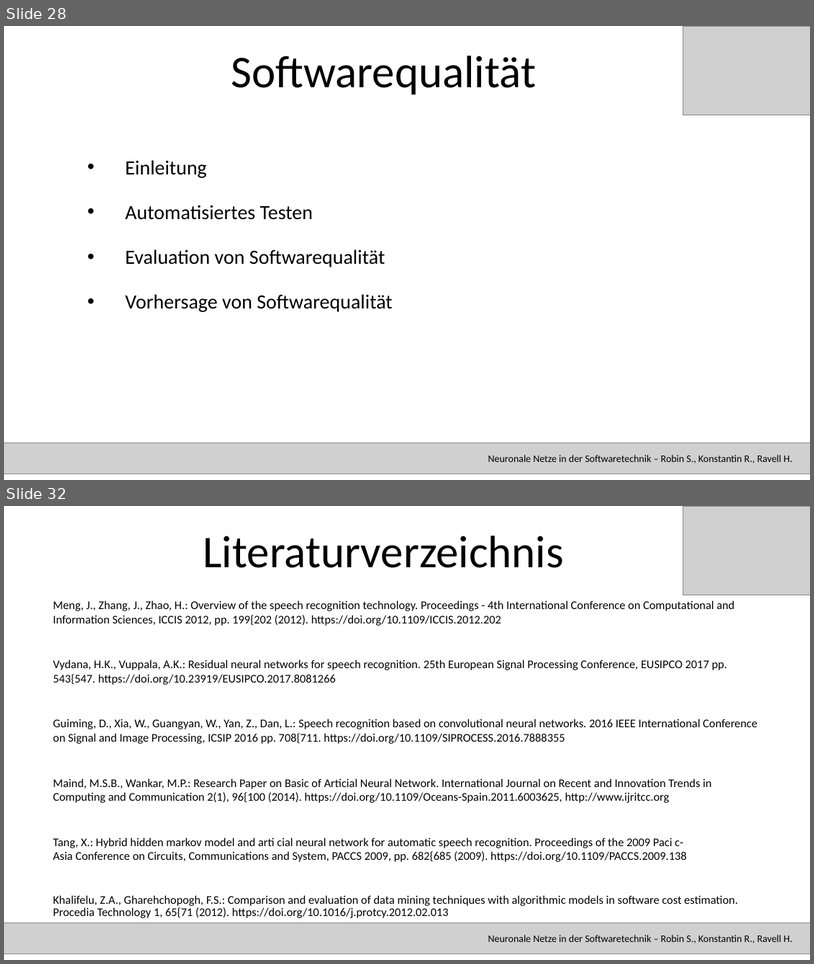
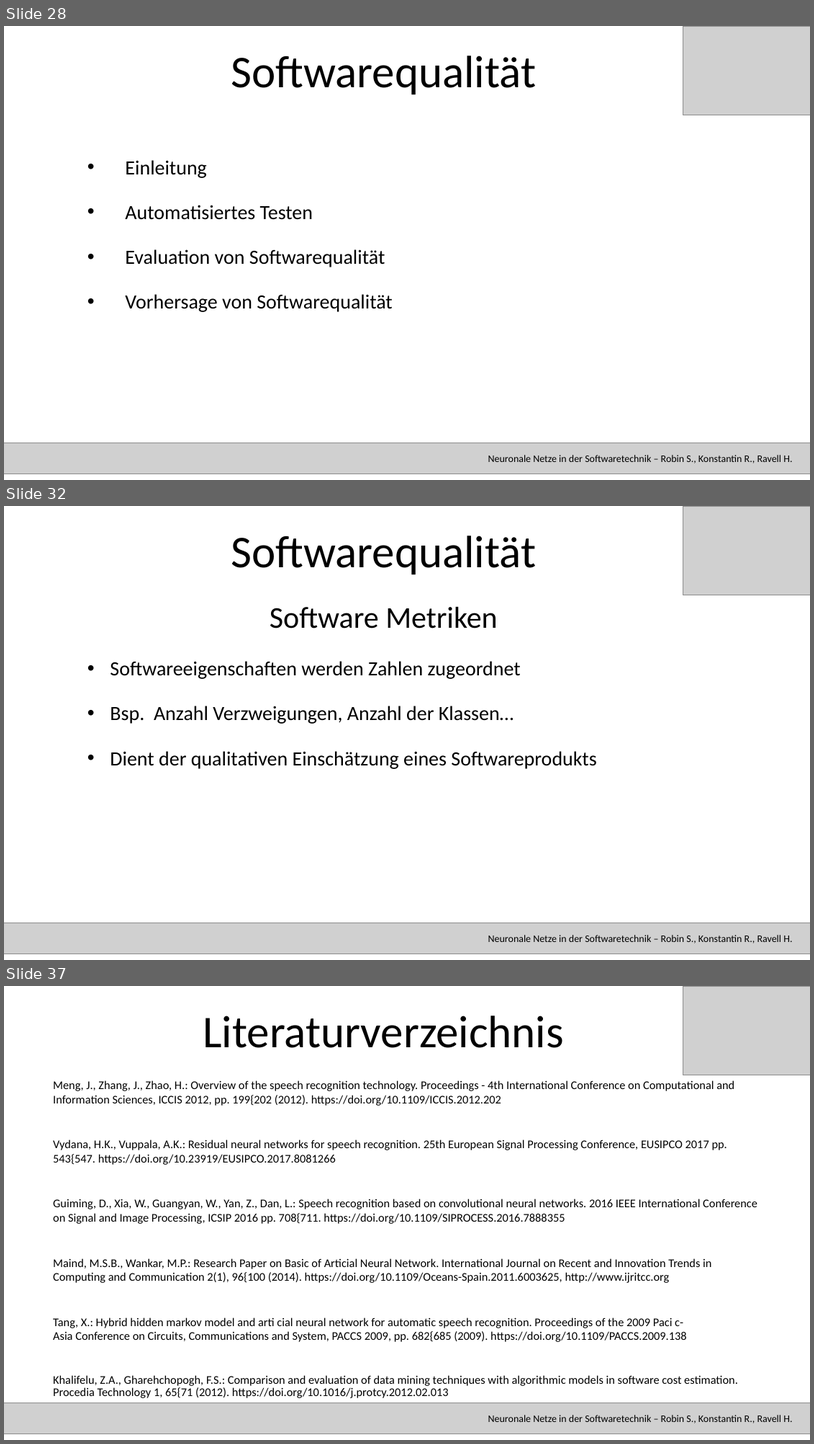
Before and after one commit to RavellHeerdegen/SATElite, a slide deck: SATPräsi.pptx. Shown one above the other, each under a label of ours: slides 28 and 32 before the commit, slides 28, 32 and 37 after it; the slides between them are not shown. The pictures are 814x964 and 814x1444 pixels, drawn with LibreOffice and Linux fonts; fonts in the diff are those of the drawing; grey boxes stand for pictures. Boxes give left, top, right and bottom in pixels: in the first picture for what was removed or moved away, otherwise in the second. Text is boxed around its words. In the diff, an @@ line names an element or a change of style, - is before the commit and + after.

```diff
--- a/SATPräsi.pptx
+++ b/SATPräsi.pptx
@@ slide 32 added at bbox=[4, 506, 810, 960], background #FFFFFF @@
@@ picture added at bbox=[684, 506, 810, 595] @@
@@ title added at bbox=[231, 536, 536, 574], 54 pt, text #000000 @@
+Softwarequalität
@@ text added at bbox=[270, 607, 497, 628], 36 pt, text #000000 @@
+Software Metriken
@@ text added at bbox=[110, 661, 597, 769], 24 pt, text #000000 @@
+• Softwareeigenschaften werden Zahlen zugeordnet
+• Bsp. Anzahl Verzweigungen, Anzahl der Klassen…
+• Dient der qualitativen Einschätzung eines Softwareprodukts
@@ picture added at bbox=[4, 922, 810, 954] @@
@@ text added at bbox=[489, 934, 792, 943], 12 pt, text #000000 @@
+Neuronale Netze in der Softwaretechnik – Robin S., Konstantin R., Ravell H.
@@ what was slide 32 is now slide 37 @@
```
Also in this commit, not shown: 3 slides changed, 4 other slides added, 1 other file.
